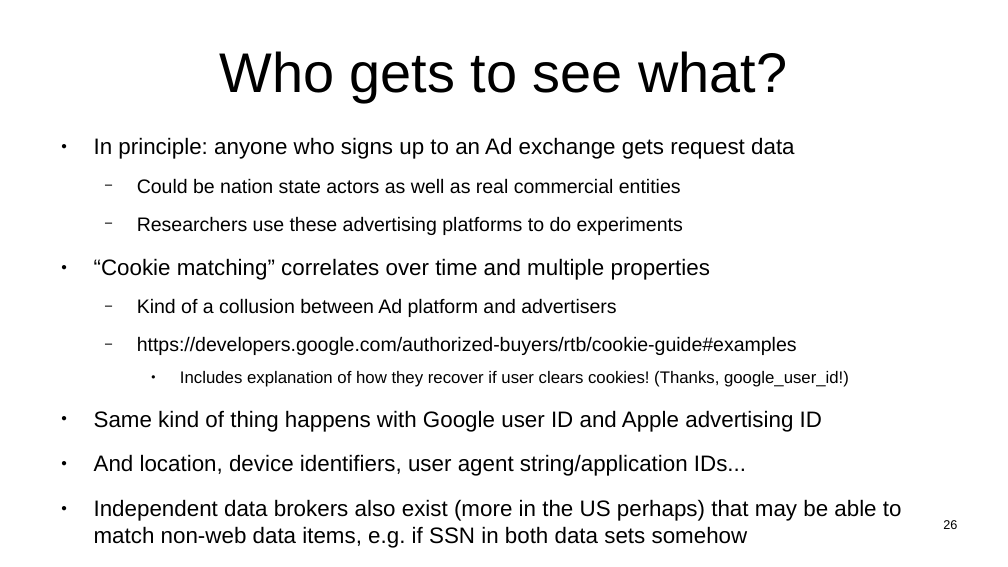
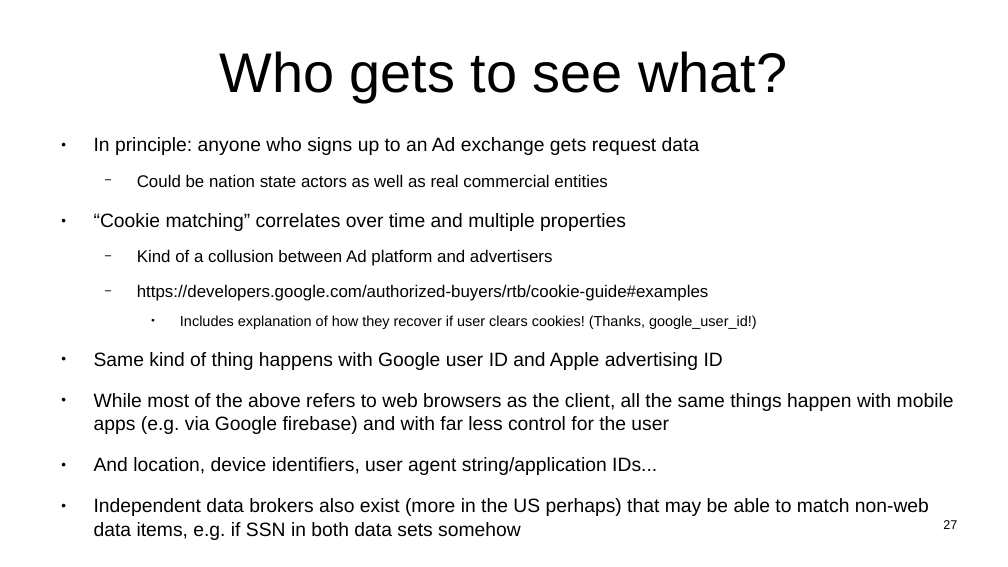
Before and after one commit to sftcd/witidtm, a slide deck: slide 27 of lectures/2023-2024/800-ads.odp (slide 26 before the commit). Drawn at 1008x567 pixels with LibreOffice and Linux fonts; fonts in the diff are those of the drawing. Boxes give left, top, right and bottom in pixels: in the first picture for what was removed or moved away, otherwise in the second. Text is boxed around its words. In the diff, an @@ line names an element or a change of style, - is before the commit and + after.

```diff
--- a/lectures/2023-2024/800-ads.odp
+++ b/lectures/2023-2024/800-ads.odp
@@ text at box(94, 137, 929, 540): size 17.6 to 15.2 pt in "In principle: anyone who signs up to ...", "“Cookie matching” correlates over time and multiple ...", "Same kind of thing happens with Google ...", "And location, device identifiers, user agent string/applicat ..." and 1 more places; size 15.4 to 13.3 pt in "Could be nation state actors as well ...", "Kind of a collusion between Ad platform ...", "https://developers.google.com/authorized-buyers/rtb/cookie-g ..."; size 13.2 to 11.4 pt in "Includes explanation of how they recover if ..." @@
@@ text at box(137, 216, 683, 235): paragraph removed @@
-  − Researchers use these advertising platforms to do experiments
@@ text at box(94, 393, 954, 434): paragraph added @@
+● While most of the above refers to web browsers as the client, all the same things happen with mobile apps (e.g. via Google firebase) and with far less control for the user
@@ page number at box(943, 520, 957, 529): text changed @@
-26
+27
```
Also in this commit, not shown: 2 other slides changed, 3 slides added, 7 other files.
